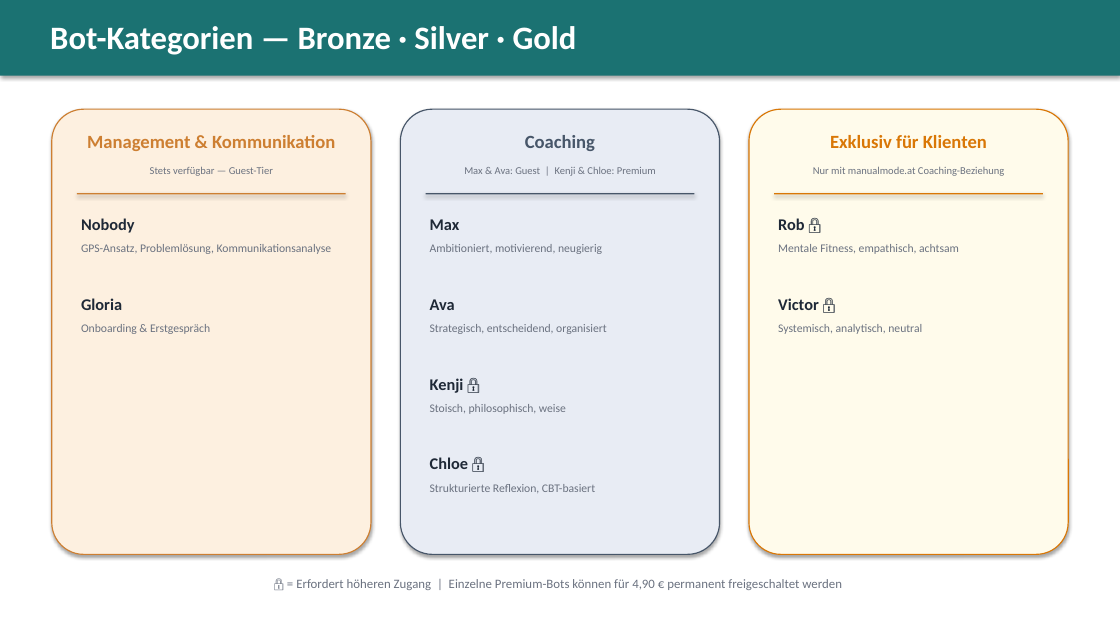
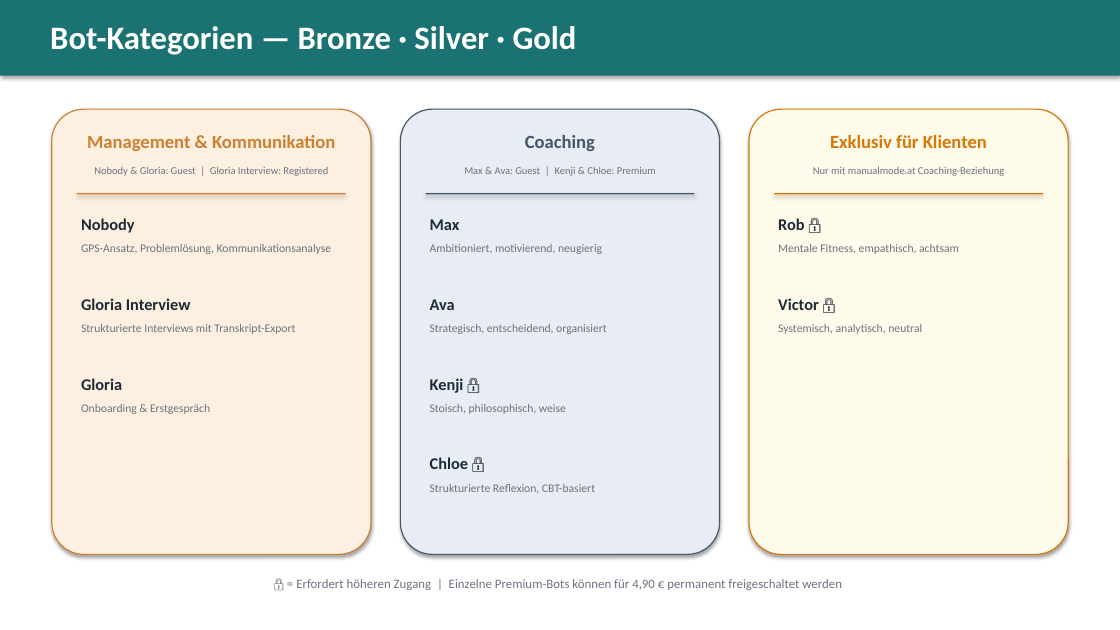
Before and after one commit to herold74/Meaningful-Conversations, a slide deck: slide 5 of DOCUMENTATION/Meaningful-Conversations-Access-Matrix-Pricing.pptx. Drawn at 1120x630 pixels with LibreOffice and Linux fonts; fonts in the diff are those of the drawing. Boxes give left, top, right and bottom in pixels: in the first picture for what was removed or moved away, otherwise in the second. Text is boxed around its words. In the diff, an @@ line names an element or a change of style, - is before the commit and + after.

```diff
--- a/DOCUMENTATION/Meaningful-Conversations-Access-Matrix-Pricing.pptx
+++ b/DOCUMENTATION/Meaningful-Conversations-Access-Matrix-Pricing.pptx
@@ text at <box>94,167,328,176</box>: text changed @@
-Stets verfügbar — Guest-Tier
+Nobody & Gloria: Guest | Gloria Interview: Registered
@@ text added at <box>81,298,191,310</box>, 14 pt, text #1F2937, bold @@
+Gloria Interview
@@ text added at <box>81,324,295,334</box>, 10 pt, text #6B7280 @@
+Strukturierte Interviews mit Transkript-Export
@@ text "Gloria": place and size @@
-text "Gloria" at <box>81,298,122,310</box>
+text "Gloria" at <box>81,378,122,390</box>
@@ text "Onboarding & Erstgespräch": place and size @@
-text "Onboarding & Erstgespräch" at <box>81,324,210,334</box>
+text "Onboarding & Erstgespräch" at <box>81,404,210,414</box>
```
Also in this commit, not shown: 2 other slides changed, 6 other files.
